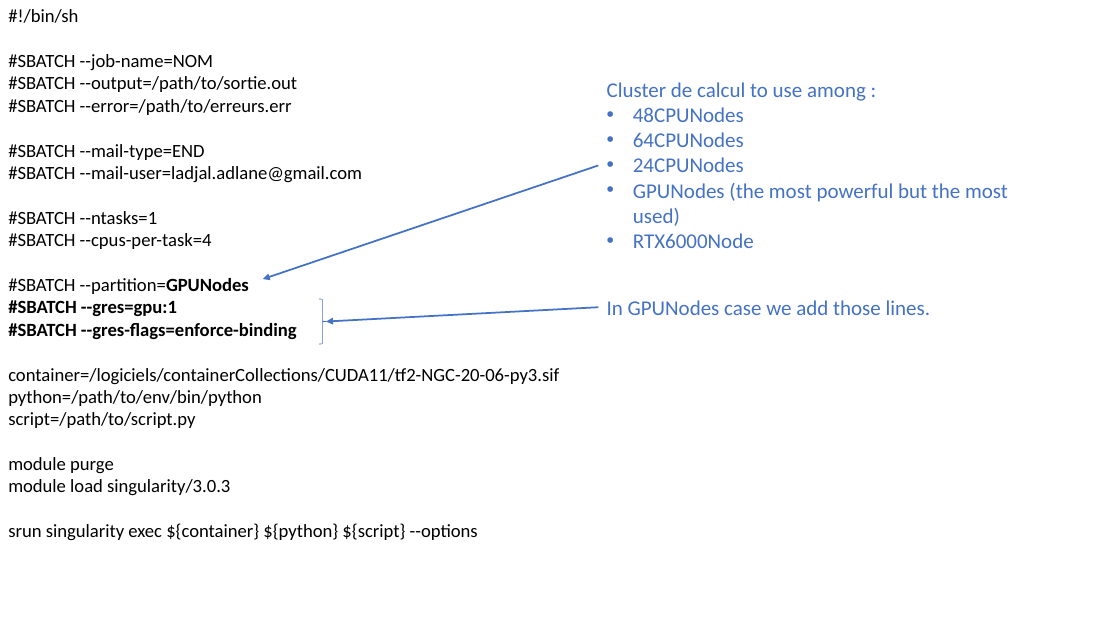
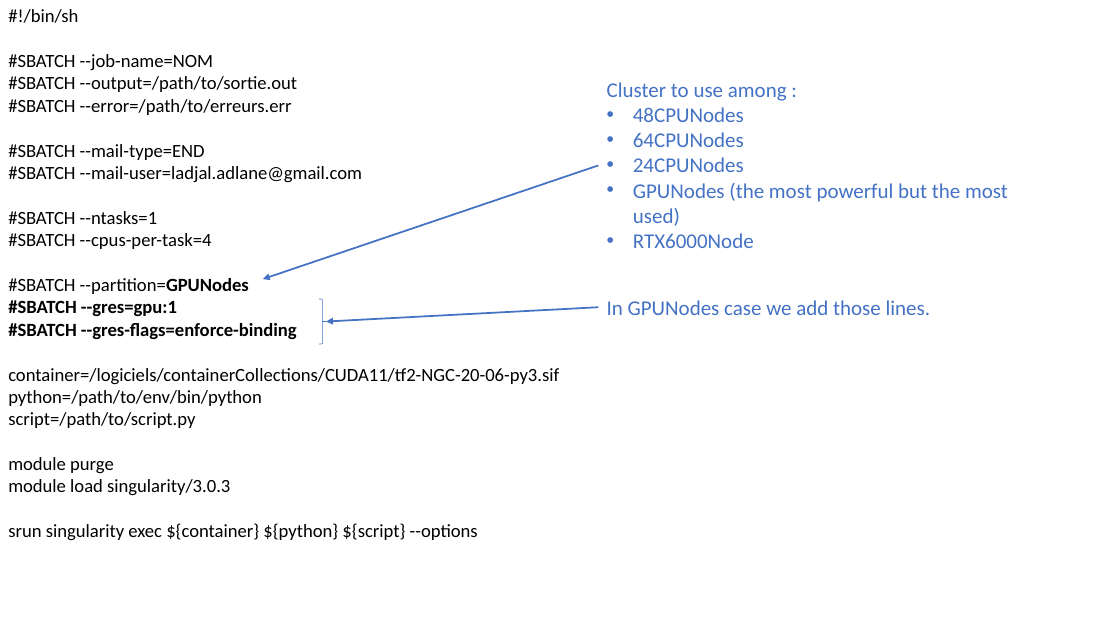
Before and after one commit to adlane98/SRM4BMRI, a slide deck: slide 4 of MultiscaleSRModel/tutorial/Tuto Script OSIRIM English.pptx. Drawn at 1120x630 pixels with LibreOffice and Linux fonts; fonts in the diff are those of the drawing. Boxes give left, top, right and bottom in pixels: in the first picture for what was removed or moved away, otherwise in the second. Text is boxed around its words. In the diff, an @@ line names an element or a change of style, - is before the commit and + after.

```diff
--- a/MultiscaleSRModel/tutorial/Tuto Script OSIRIM English.pptx
+++ b/MultiscaleSRModel/tutorial/Tuto Script OSIRIM English.pptx
@@ text at (x1=607, y1=82, x2=787, y2=101): text changed @@
-Cluster de calcul to use among :
+Cluster to use among :
```
Also in this commit, not shown: 2 other files.
